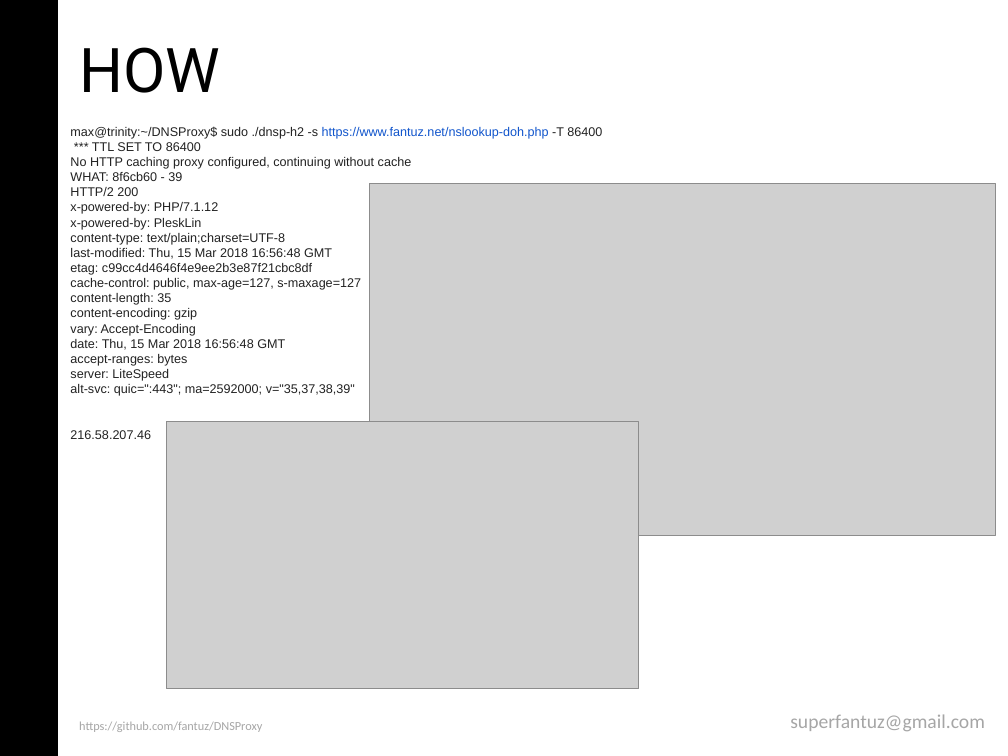
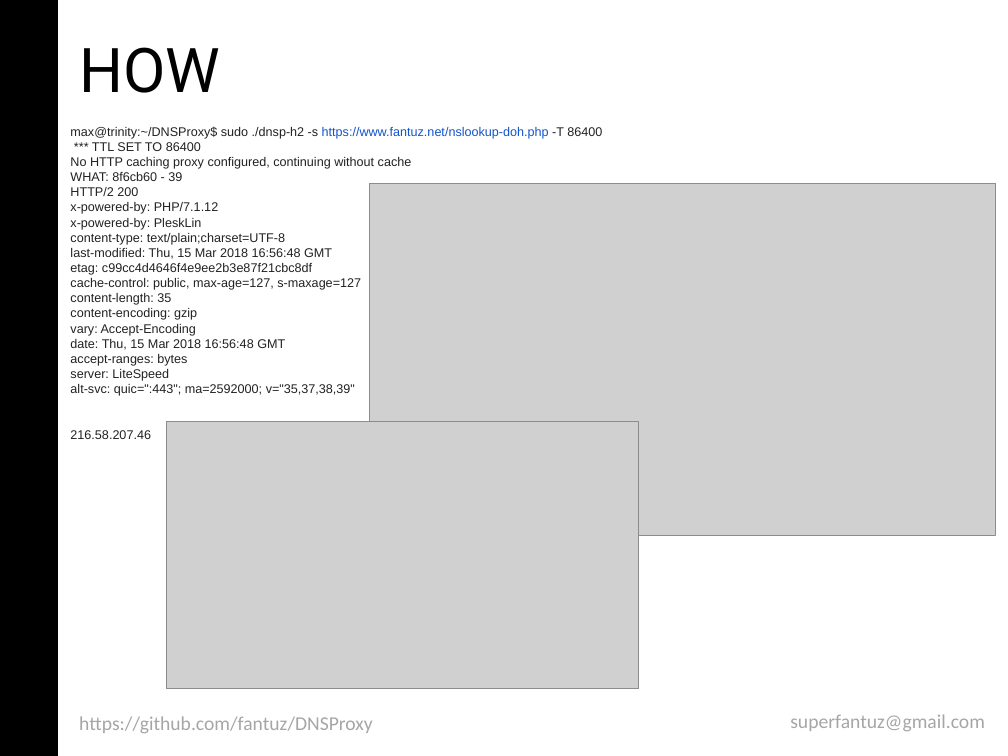
Before and after one commit to andreafabrizi/DNSProxy, a slide deck: slide 6 of DNSProxy_MFantuzzi.ppt (slide 5 before the commit). Drawn at 1008x756 pixels with LibreOffice and Linux fonts; fonts in the diff are those of the drawing; grey boxes stand for pictures. Boxes give left, top, right and bottom in pixels: in the first picture for what was removed or moved away, otherwise in the second. Text is boxed around its words. In the diff, an @@ line names an element or a change of style, - is before the commit and + after.

```diff
--- a/DNSProxy_MFantuzzi.ppt
+++ b/DNSProxy_MFantuzzi.ppt
@@ text "https://github.com/fantuz/DNSProxy" at (x1=79, y1=716, x2=373, y2=733): size 8.8 to 14 pt; line spacing 0.7 to 0.9 @@
```
Also in this commit, not shown: 8 other slides changed.
